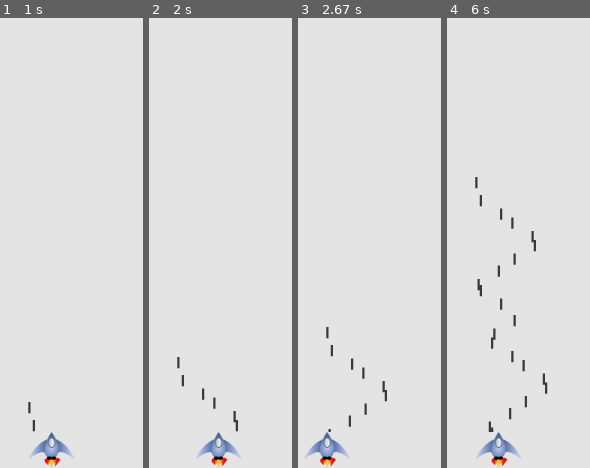
Above: before the commit, frames 1-4 (left to right).
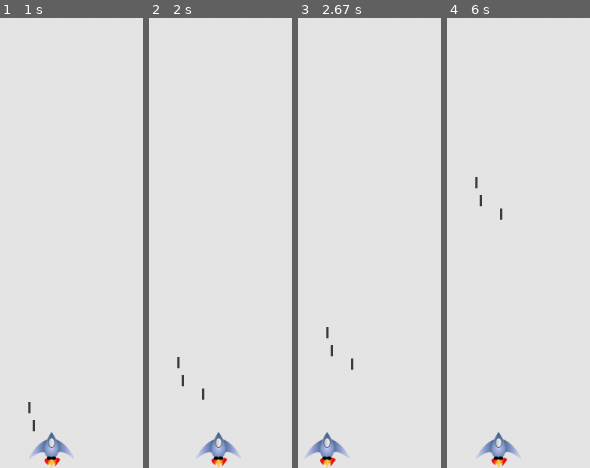
Above: after the commit, the same moments.

Repository: boy010/pygame
Game: pygame game, started from alien_invasion.py
The game is run twice, just before and just after one commit, with the same random seed, the same clock (stepped at 60 frames per second) and the same inputs.
Inputs:
- Up to frame 1 (1 s): tap Space at 0.33, 0.73 s; hold Right from 0.67 s (still down)
- Up to frame 2 (2 s): tap Space at 1.03, 1.23, 1.53, 1.73 s; release Right at 1.13 s; hold Right 1.17-1.63 s; hold Left from 1.67 s (still down)
- Up to frame 3 (2.67 s): tap Space at 2.03, 2.3, 2.6 s; release Left at 2.2 s; hold Left 2.23-2.63 s
- Up to frame 4 (6 s): hold Right 2.67-3.3 s; tap Space at 2.73, 3.03, 3.4, 3.7, 3.9, 4.2, 4.4, 4.7, 4.9, 5.2, 5.47, 5.77, 5.9 s; hold Left 3.33-3.8 s; hold Right 3.83-4.3 s; hold Right 4.33-4.8 s; hold Left 4.83-5.37 s; hold Left 5.4-5.8 s; hold Right from 5.83 s (still down)

Frame 1 is identical in both runs. In frame 2, 0.2% of the frame differs, in the area x 44-63%, y 84-92%; in frame 3, 0.3%; in frame 4, 1.0%, in the area x 20-71%, y 44-92%.

Commit message:
add script for 12.8.6 限制子弹数量

Diff:
--- a/alien_invasion.py
+++ b/alien_invasion.py
@@ -44,7 +44,7 @@
         for bullet in bullets.copy():
         	if bullet.rect.bottom <= 0:
         		bullets.remove(bullet)
-        	# print(len(bullets))  # 用来检查子弹有没有被删除掉
+        # print(len(bullets))  # 用来检查子弹有没有被删除掉  #调试使用，之后删除这条，否则影响速度
 
         # screen.fill(bg_color)  # 用背景色填充屏幕，每次循环都重绘屏幕
         # screen.fill(ai_settings.bg_color)  # 用背景色填充屏幕，每次循环都重绘屏幕
--- a/game_functions.py
+++ b/game_functions.py
@@ -11,9 +11,10 @@
     elif event.key == pygame.K_LEFT:
         ship.moving_left = True
     elif event.key == pygame.K_SPACE:
-    	#创建一颗子弹，并将其加入到编组bullets中
-    	new_bullet = Bullet(ai_settings, screen, ship)
-    	bullets.add(new_bullet)
+        if len(bullets) < ai_settings.bullets_allowed:
+            #创建一颗子弹，并将其加入到编组bullets中
+            new_bullet = Bullet(ai_settings, screen, ship)
+            bullets.add(new_bullet)
 
 def check_keyup_events(event, ship):
     '''响应按键松开'''
@@ -49,7 +50,7 @@
 
     #在飞船和外星人后面重绘所有子弹
     for bullet in bullets.sprites():
-    	bullet.draw_bullet()
+        bullet.draw_bullet()
     ship.blitme()
 
     pygame.display.flip()  # 让最近绘制的屏幕可见，并擦去旧屏幕
--- a/settings.py
+++ b/settings.py
@@ -14,3 +14,4 @@
 		self.bullet_width = 3
 		self.bullet_height = 15
 		self.bullet_color = 60, 60, 60
+		self.bullets_allowed = 3  #存储所允许的最大子弹数
